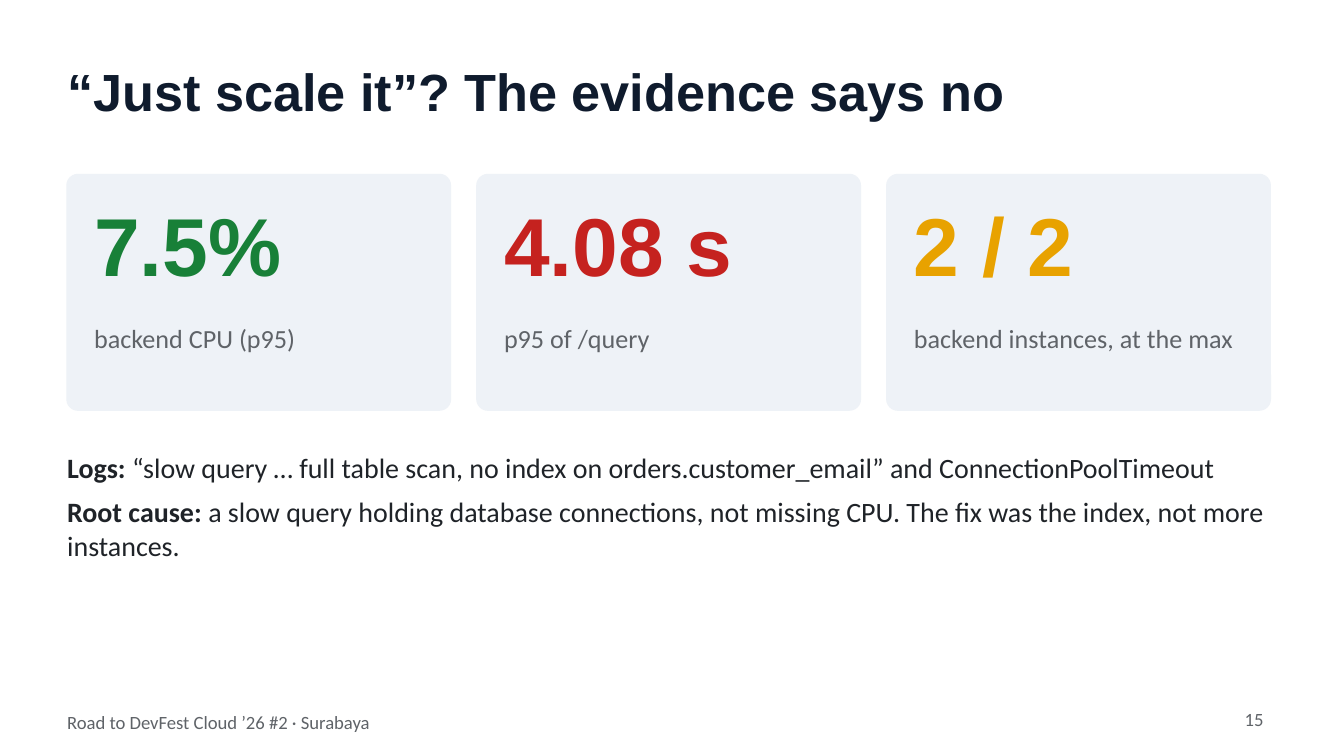
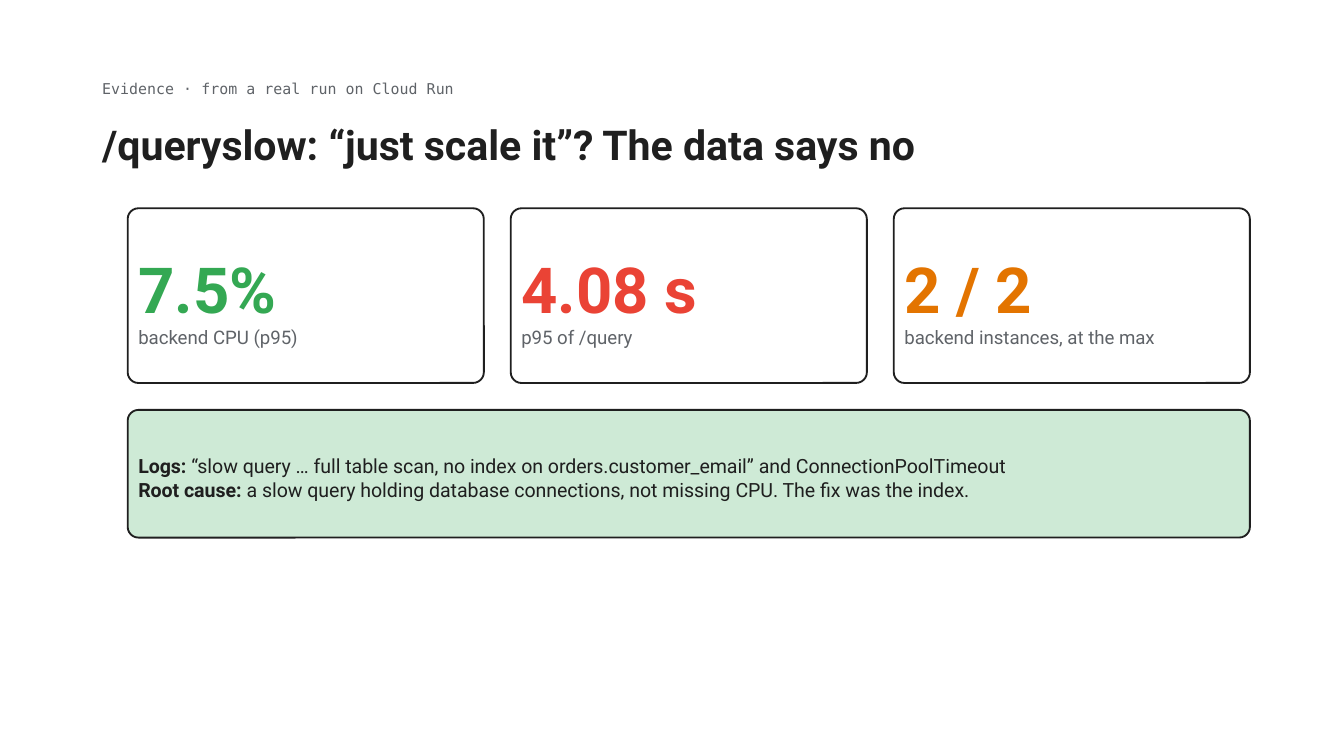
Before and after one commit to islamyakin/demo-roadtodevfest26-sby-2, a slide deck: slide 17 of slides/workshop.pptx (slide 15 before the commit). Drawn at 1344x756 pixels with LibreOffice and Linux fonts; fonts in the diff are those of the drawing; background and template pictures are left out. Boxes give left, top, right and bottom in pixels: in the first picture for what was removed or moved away, otherwise in the second. Text is boxed around its words. In the diff, an @@ line names an element or a change of style, - is before the commit and + after.

Commit message:
Deck on the Road to DevFest template; Terraform is Google Cloud only for now
- slides/workshop.pptx + .pdf rebuilt on the DevFest template backgrounds,
  Google Sans and Roboto Mono, 20 slides.
- The Grafana Cloud side moves to infra/grafana.tf.disabled. It no longer
  needs service-account keys (the org forbids them): a small Cloud Run job
  (infra/tokensync.py) writes a short-lived token into both data sources.
- Inputs live in infra/variables.tf.

```diff
--- a/slides/workshop.pptx
+++ b/slides/workshop.pptx
@@ text added at [102,82,454,94], 8 pt, text #5F6368 @@
+Evidence · from a real run on Cloud Run
@@ title at [102,128,915,169]: text changed; size 28 to 22 pt; font Arial to Roboto; text colour #0F1B2D to #1F1F1F @@
-“Just scale it”? The evidence says no
+/queryslow: “just scale it”? The data says no
@@ rounded rectangle removed at [67,175,450,410] @@
@@ rounded rectangle removed at [477,175,860,410] @@
@@ rounded rectangle removed at [887,175,1270,410] @@
@@ vertical alignment top to middle; fill none to #FFFFFF; outline none to #1F1F1F 1 pt in 3 elements at [894,208,1250,383], [511,208,867,383], [128,208,484,383] @@
@@ rounded rectangle "7.5%": place and size @@
-rounded rectangle "7.5%" at [94,329,295,352]
+rounded rectangle "7.5%" at [128,208,484,383]
@@ rounded rectangle "4.08 s": place and size @@
-rounded rectangle "4.08 s" at [504,218,732,277]
+rounded rectangle "4.08 s" at [511,208,867,383]
@@ rounded rectangle "2 / 2": place and size @@
-rounded rectangle "2 / 2" at [914,330,1233,351]
+rounded rectangle "2 / 2" at [894,208,1250,383]
@@ text removed at [94,219,281,277] @@
-7.5%
@@ text removed at [914,218,1074,276] @@
-2 / 2
@@ text in rounded rectangle at [138,267,276,314]: paragraph added @@
+7.5%
@@ text in rounded rectangle at [521,267,698,314]: size 44 to 34 pt, font Arial to Roboto, text colour #C5221F to #EA4335 in "4.08 s" @@
@@ text in rounded rectangle at [904,267,1032,313]: paragraph added @@
+2 / 2
@@ text in rounded rectangle at [138,329,298,348]: size 14 to 10 pt, font Calibri to Roboto in "backend CPU (p95)" @@
@@ text removed at [504,330,650,352] @@
-p95 of /query
@@ text in rounded rectangle at [521,330,633,348]: paragraph added @@
+p95 of /query
@@ text in rounded rectangle at [904,330,1155,347]: size 14 to 10 pt, font Calibri to Roboto in "backend instances, at the max" @@
@@ rounded rectangle "Logs: “slow query … full ...": place and size @@
-rounded rectangle "Logs: “slow query … full ..." at [67,458,1263,557]
+rounded rectangle "Logs: “slow query … full ..." at [128,410,1250,538]
@@ rounded rectangle "Logs: “slow query … full ..." at [128,410,1250,538]: vertical alignment top to middle; fill none to #CEEAD6; outline none to #1F1F1F 1 pt @@
@@ text in rounded rectangle at [138,458,1006,477]: size 15 to 10.5 pt, font Calibri to Roboto, text colour #1F2328 to #1F1F1F in "Logs: “slow query … full table scan, ..."; less space between paragraphs @@
@@ text in rounded rectangle at [138,482,970,501]: text changed; size 15 to 10.5 pt; font Calibri to Roboto; text colour #1F2328 to #1F1F1F @@
-Root cause: a slow query holding database connections, not missing CPU. The fix was the index, not more instances.
+Root cause: a slow query holding database connections, not missing CPU. The fix was the index.
@@ text removed at [67,716,370,732] @@
-Road to DevFest Cloud ’26 #2 · Surabaya
@@ page number removed at [1245,714,1264,726] @@
-15
```
Also in this commit, not shown: 11 other slides changed, 8 slides added, 5 slides removed, 8 other files.
